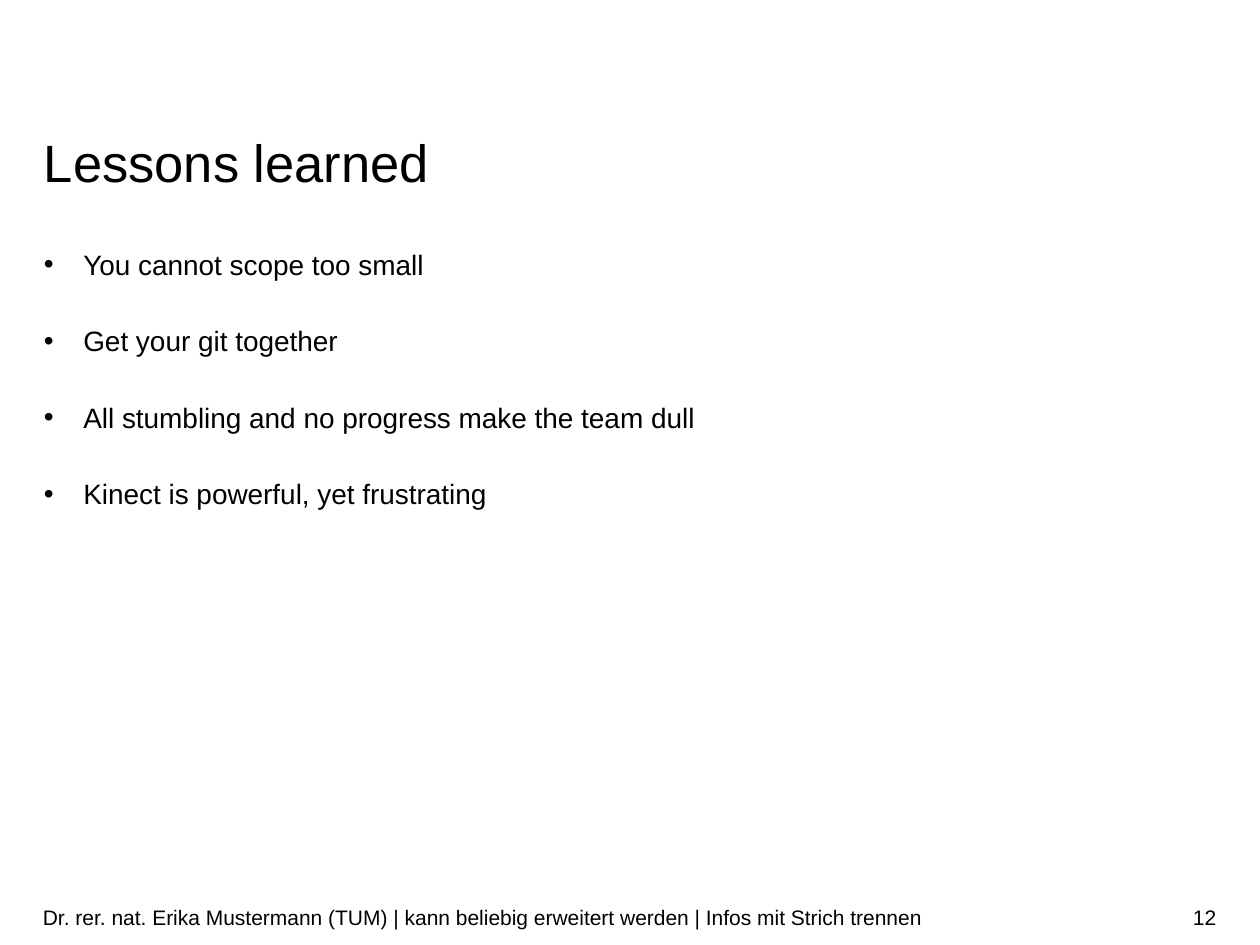
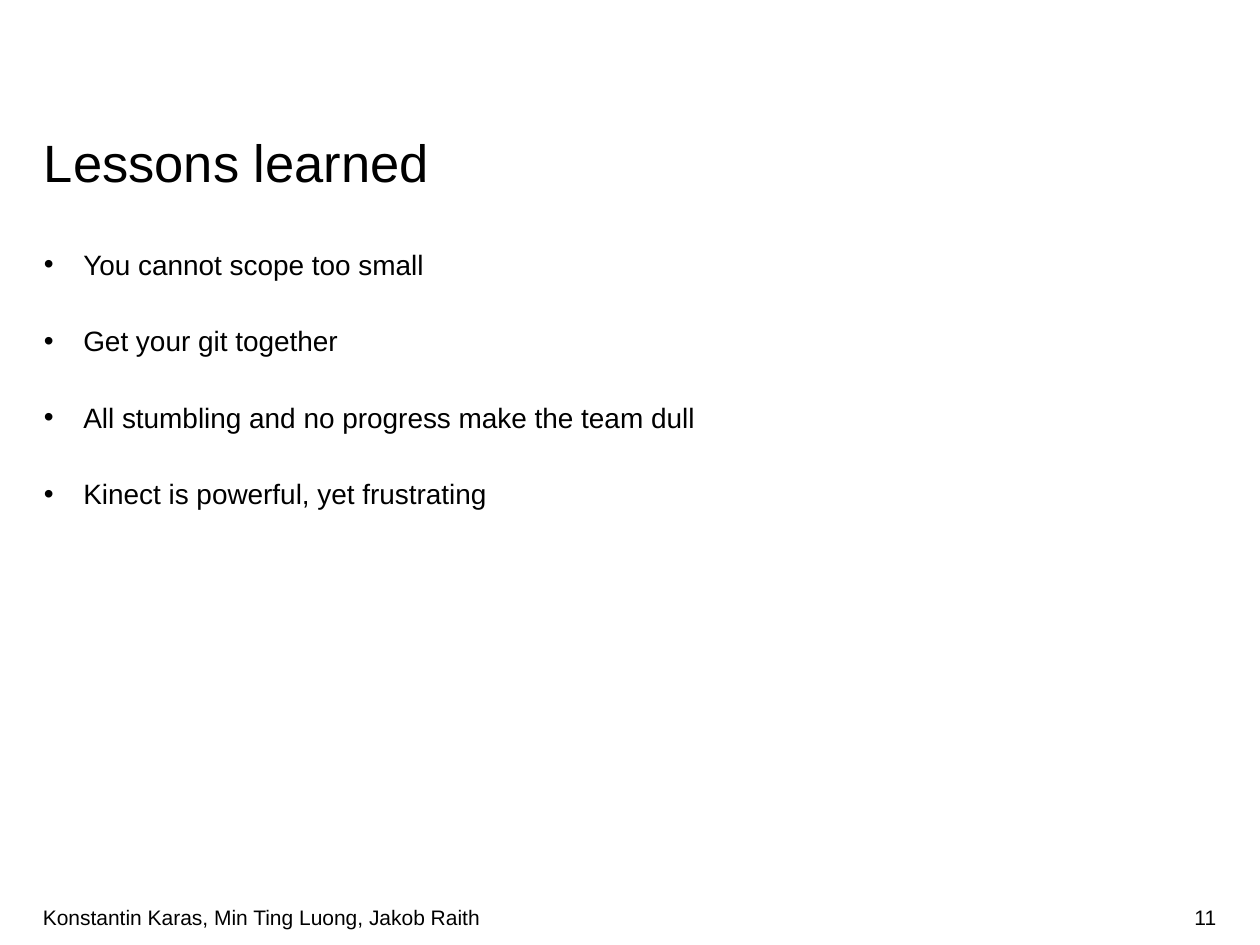
Before and after one commit to doingitraith/TaViS2019, a slide deck: slide 11 of Documents/Presentation.pptx (slide 12 before the commit). Drawn at 1260x945 pixels with LibreOffice and Linux fonts; fonts in the diff are those of the drawing; background and template pictures are left out. Boxes give left, top, right and bottom in pixels: in the first picture for what was removed or moved away, otherwise in the second. Text is boxed around its words. In the diff, an @@ line names an element or a change of style, - is before the commit and + after.

```diff
--- a/Documents/Presentation.pptx
+++ b/Documents/Presentation.pptx
@@ text at (43, 909, 480, 929): text changed @@
-Dr. rer. nat. Erika Mustermann (TUM) | kann beliebig erweitert werden | Infos mit Strich trennen
+Konstantin Karas, Min Ting Luong, Jakob Raith
@@ page number at (1194, 910, 1216, 925): text changed @@
-12
+11
```
Also in this commit, not shown: 1 other slide changed, 23 other files.
